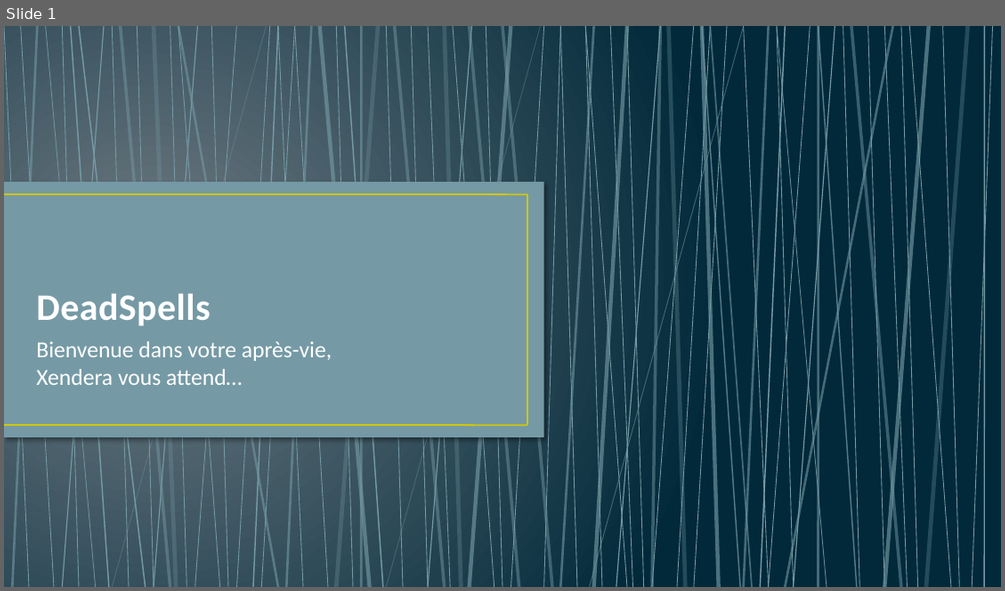
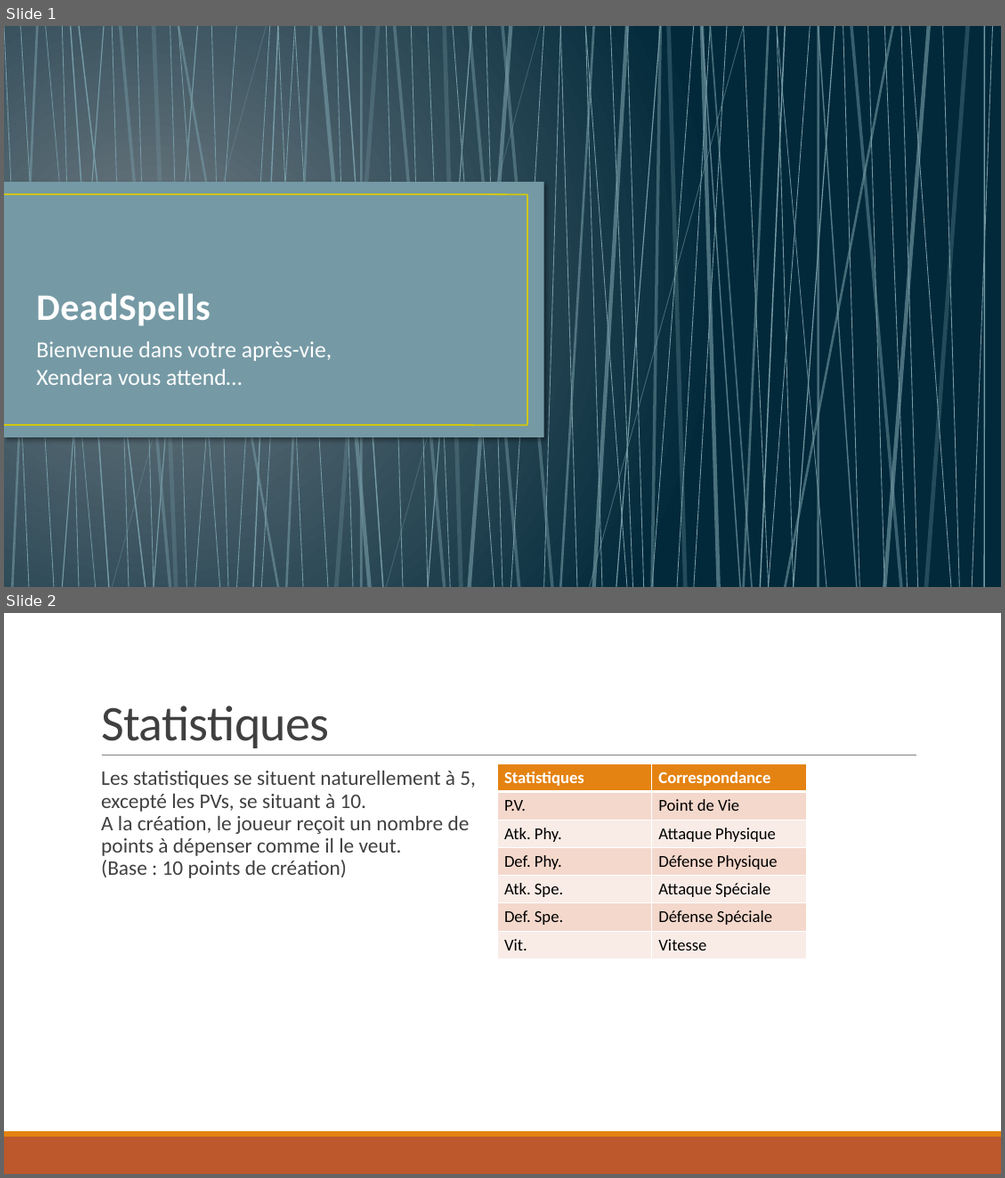
Before and after one commit to NCarrez/JdR-DeadSpells, a slide deck: 00 - Presentation.pptx. Shown one above the other, each under a label of ours: slide 1 before the commit, slides 1 and 2 after it. The pictures are 1005x591 and 1005x1178 pixels, drawn with LibreOffice and Linux fonts; fonts in the diff are those of the drawing. Boxes give left, top, right and bottom in pixels: in the first picture for what was removed or moved away, otherwise in the second. Text is boxed around its words. In the diff, an @@ line names an element or a change of style, - is before the commit and + after.

```diff
--- a/00 - Presentation.pptx
+++ b/00 - Presentation.pptx
@@ slide 2 added at bbox=[4, 613, 1001, 1174], background #FFFFFF @@
@@ title added at bbox=[101, 706, 330, 748], 48 pt, text #404040 @@
+Statistiques
@@ text added at bbox=[101, 771, 476, 878], 20 pt, text #404040 @@
+  Les statistiques se situent naturellement à 5, excepté les PVs, se situant à 10.
+  A la création, le joueur reçoit un nombre de points à dépenser comme il le veut.
+  (Base : 10 points de création)
@@ line added from (102, 755) to (917, 755), #808080 0.5 pt @@
@@ table added at bbox=[498, 764, 806, 957], 7 rows, 2 columns @@
+Statistiques | Correspondance
+P.V. | Point de Vie
+Atk. Phy. | Attaque Physique
+Def. Phy. | Défense Physique
+Atk. Spe. | Attaque Spéciale
+Def. Spe. | Défense Spéciale
+Vit. | Vitesse
@@ rectangle added at bbox=[4, 1136, 1001, 1174], fill #BD582C @@
@@ rectangle added at bbox=[4, 1131, 1001, 1136], fill #E48312 @@
```
Also in this commit, not shown: 9 slides changed, 5 other slides added, 5 slides removed.
